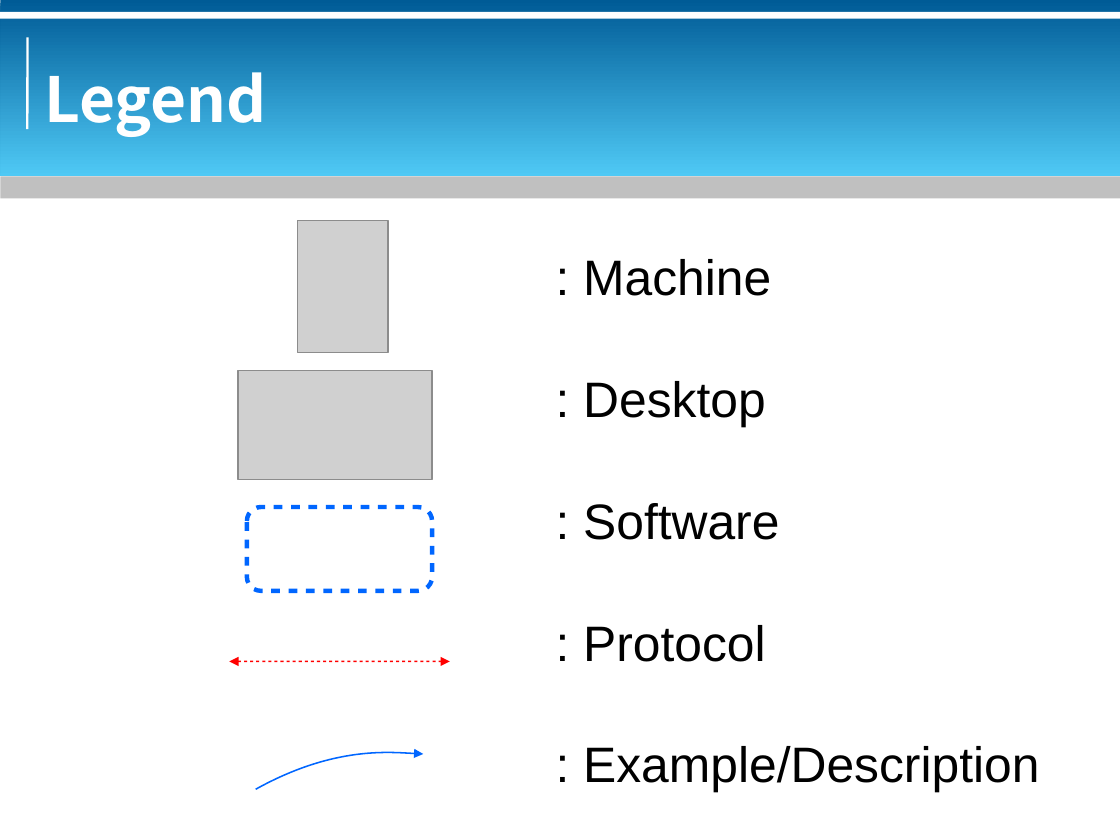
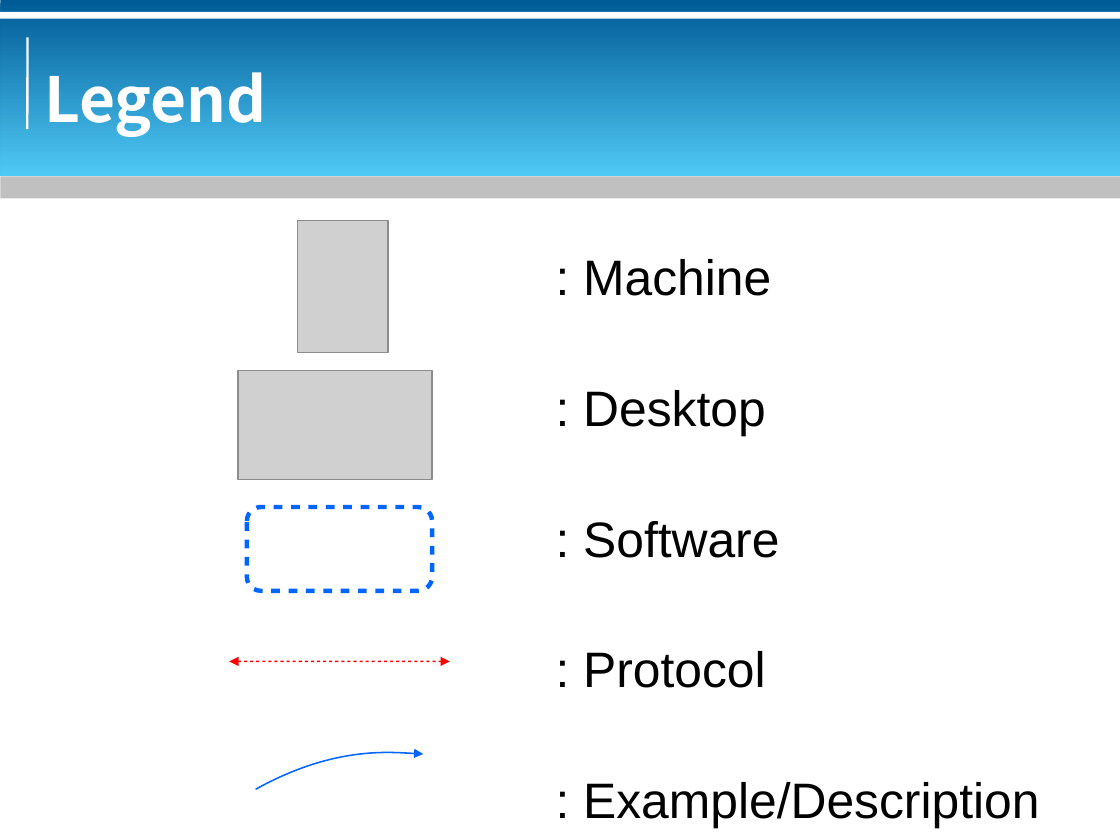
Before and after one commit to bluebat/.presentations, a slide deck: slide 3 of vdi-historical-overview.odp. Drawn at 1120x840 pixels with LibreOffice and Linux fonts; fonts in the diff are those of the drawing; grey boxes stand for pictures; background and template pictures are left out. Boxes give left, top, right and bottom in pixels: in the first picture for what was removed or moved away, otherwise in the second. Text is boxed around its words. In the diff, an @@ line names an element or a change of style, - is before the commit and + after.

```diff
--- a/vdi-historical-overview.odp
+++ b/vdi-historical-overview.odp
@@ subtitle ": Machine" at (x1=583, y1=259, x2=1039, y2=828): more space between paragraphs @@
```
Also in this commit, not shown: 1 other slide changed, 1 other file.
